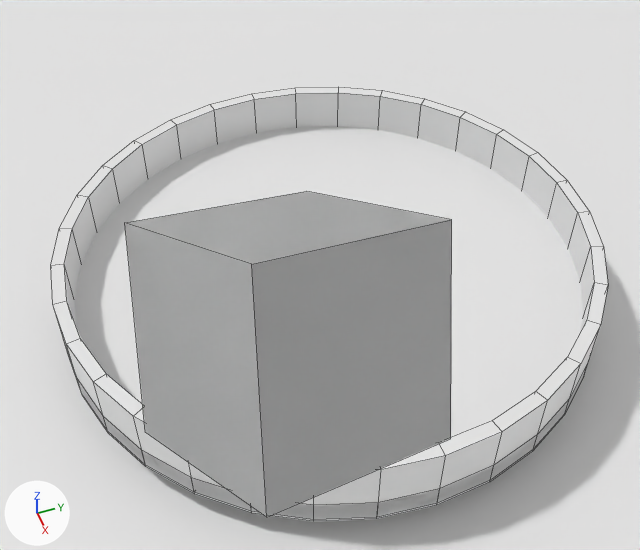
Renders of the Blender file scenes/tart.blend from each side of a commit.
Camera for both pictures: a 50 mm camera at (11.87, -4.4, 12.77) aimed at (3.12, -1.28, 3.53). The axes (+X, +Y, +Z) are drawn at lower left. The lights are the same throughout. Mesh edges are drawn as thin lines.

Before the edit, the objects in view are built like this:
```python
me_circle_002 = bpy.data.meshes.new('Circle.002')
me_circle_002.from_pydata(...)  # 32 vertices, 1 face; spans x -12.0..12.0, y -12.0..12.0, z 0.0
me_cube = bpy.data.meshes.new('Cube')
me_cube.from_pydata([(-0.33, 1.39, -0.97), (-0.31, 1.36, 1.02), (1.37, 0.34, -1.01), (1.39, 0.3, 0.99), (-1.39, -0.3, -0.99), (-1.37, -0.34, 1.01), (0.31, -1.36, -1.02), (0.33, -1.39, 0.97)], [], [(0, 1, 3, 2), (2, 3, 7, 6), (6, 7, 5, 4), (4, 5, 1, 0), (2, 6, 4, 0), (7, 3, 1, 5)])
me_cube_003 = bpy.data.meshes.new('Cube.003')
me_cube_003.from_pydata([(-0.33, 1.39, -0.97), (-0.31, 1.36, 1.02), (1.37, 0.34, -1.01), (1.39, 0.3, 0.99), (-1.39, -0.3, -0.99), (-1.37, -0.34, 1.01), (0.31, -1.36, -1.02), (0.33, -1.39, 0.97)], [], [(0, 1, 3, 2), (2, 3, 7, 6), (6, 7, 5, 4), (4, 5, 1, 0), (2, 6, 4, 0), (7, 3, 1, 5)])
ob_background = bpy.data.objects.new('Background', me_circle_002)
ob_background.location = (0.0, 0.0, -0.73)
ob_background.scale = (2.0, 2.0, 1.0)
ob_blueberry = bpy.data.objects.new('Blueberry', me_cube_003)
ob_blueberry.location = (8.11, -3.27, 8.34)
ob_blueberry.rotation_euler = (0.457, 0.192, -2.21)  # degrees (26, 11, -127)
ob_blueberry.scale = (0.75, 0.75, 0.75)
ob_cherry = bpy.data.objects.new('Cherry', me_cube)
ob_cherry.location = (8.11, -3.27, 8.34)
ob_cherry.rotation_euler = (0.457, 0.192, -2.21)  # degrees (26, 11, -127)
ob_cherry.scale = (0.75, 0.75, 0.75)
# also in view: 'TartBase' at (0.0, 0.0, 0.0); 'TartShell' at (0.0, 0.0, 0.5)
```
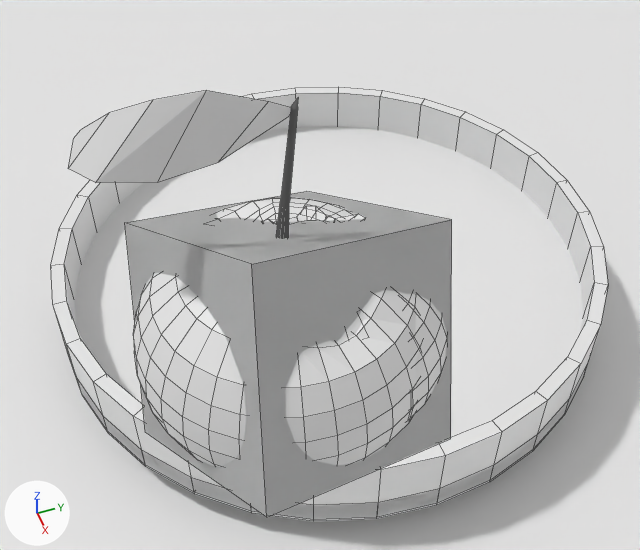
Where the change shows, as pixel boxes (x1, y1, x2, y2) in the pictures (640 x 550 px):
'Blueberry', reshaped, moved, rescaled, turned
    before: (125, 191, 452, 517)
    after: (262, 206, 447, 417)
'Cherry', reshaped, moved, rescaled, turned (not visible before)
    after: (68, 90, 420, 467)
'Kiwi', unchanged, uncovered by the edit
    after: (125, 191, 452, 517)

Patch to the scene script:
```diff
--- a/scenes/tart.blend.py
+++ b/scenes/tart.blend.py
@@ me_cube @@
 # used by ob_cherry; location = (8.11, -3.27, 8.34); rotation_euler = (0.457, 0.192, -2.21), in degrees (26, 11, -127); scale = (0.75, 0.75, 0.75)
-me_cube.from_pydata(...)  # 8 vertices, 6 faces; spans x -1.39..1.39, y -1.39..1.39, z -1.02..1.02
+me_cube.from_pydata(...)  # 910 vertices, 933 faces; spans x -1.0..1.0, y -1.1..1.0, z -0.95..2.16
+# me_cube part 1: 8 vertices removed from x -1.39..1.39, y -1.39..1.39, z -1.02..1.02; 910 vertices added at x -1.0..1.0, y -1.1..1.0, z -0.95..2.16
@@ me_cube_003 @@
 # used by ob_blueberry; location = (8.11, -3.27, 8.34); rotation_euler = (0.457, 0.192, -2.21), in degrees (26, 11, -127); scale = (0.75, 0.75, 0.75)
-me_cube_003.from_pydata(...)  # 8 vertices, 6 faces; spans x -1.39..1.39, y -1.39..1.39, z -1.02..1.02
+me_cube_003.from_pydata(...)  # 546 vertices, 576 faces; spans x -1.0..1.0, y -1.0..1.0, z -1.0..0.97
+# me_cube_003 part 2: 8 vertices removed from x -1.39..1.39, y -1.39..1.39, z -1.02..1.02; 546 vertices added at x -1.0..1.0, y -1.0..1.0, z -1.0..0.97
@@ ob_cherry @@
 ob_cherry = bpy.data.objects.new('Cherry', me_cube)
-ob_cherry.location = (8.11, -3.27, 8.34)
-ob_cherry.rotation_euler = (0.457, 0.192, -2.21)  # degrees (26, 11, -127)
-ob_cherry.scale = (0.75, 0.75, 0.75)
+ob_cherry.location = (8.1, -3.3, 8.3)
+ob_cherry.scale = (1.0, 1.0, 0.9)
@@ ob_blueberry @@
 ob_blueberry = bpy.data.objects.new('Blueberry', me_cube_003)
-ob_blueberry.location = (8.11, -3.27, 8.34)
-ob_blueberry.rotation_euler = (0.457, 0.192, -2.21)  # degrees (26, 11, -127)
-ob_blueberry.scale = (0.75, 0.75, 0.75)
+ob_blueberry.location = (8.1, -3.1, 8.3)
+ob_blueberry.scale = (0.9, 0.9, 0.75)
```
